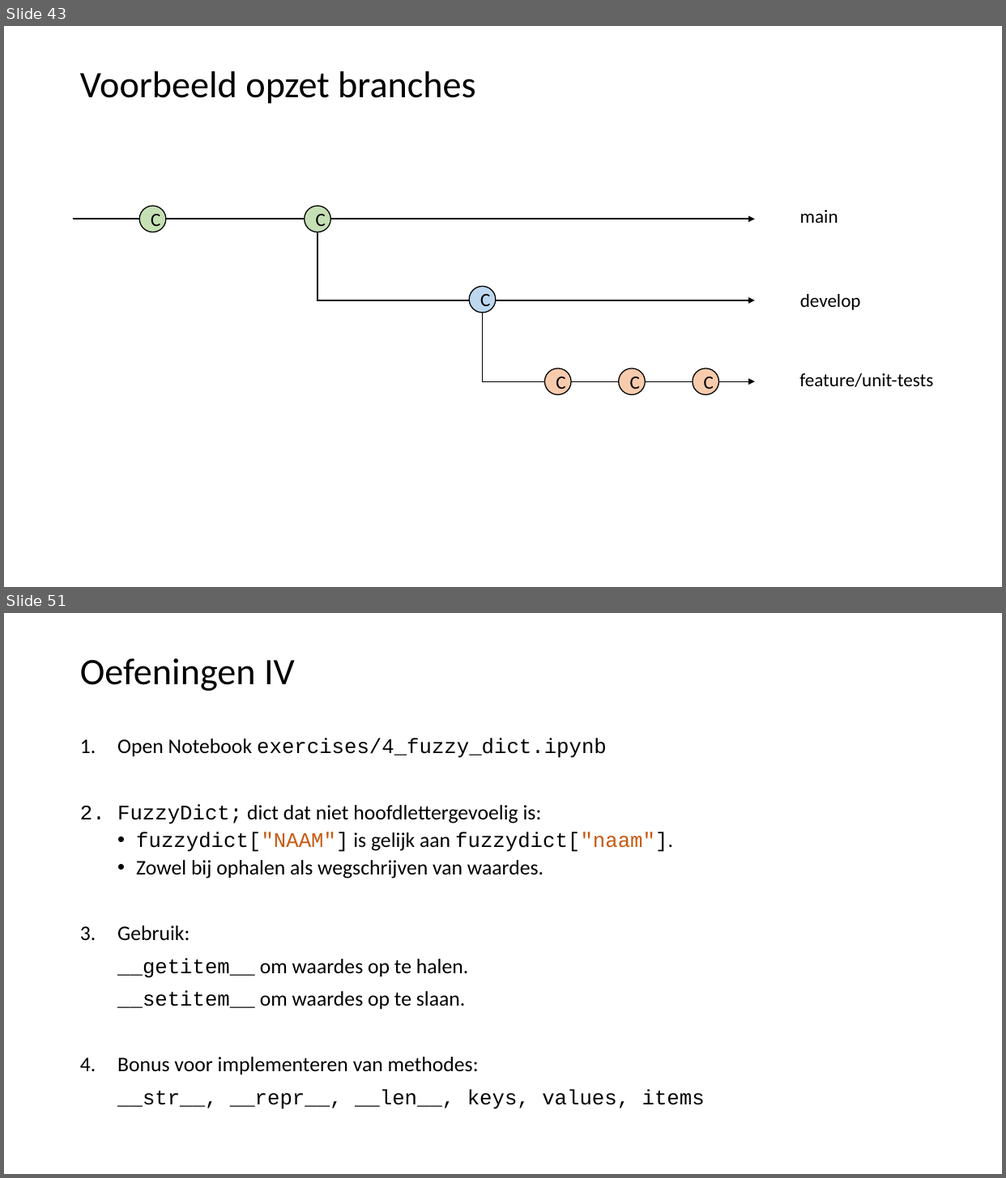
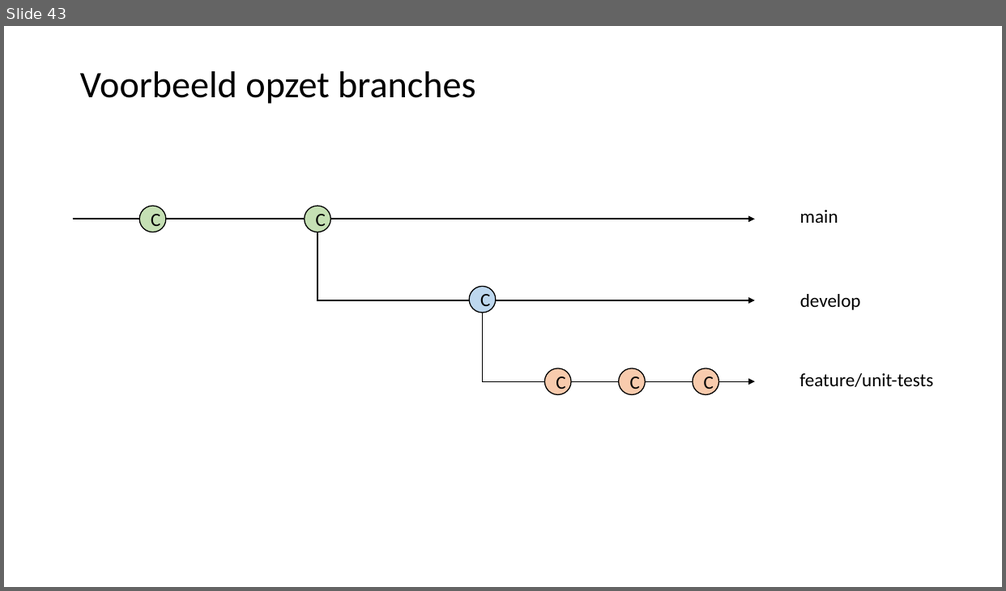
Before and after one commit to LFKoning/knowledge-sharing, a slide deck: git_course/1_basics/git_basic.pptx. Shown one above the other, each under a label of ours: slides 43 and 51 before the commit, slide 43 after it; the slides between them are not shown. The pictures are 1006x1178 and 1006x591 pixels, drawn with LibreOffice and Linux fonts; fonts in the diff are those of the drawing. Boxes give left, top, right and bottom in pixels: in the first picture for what was removed or moved away, otherwise in the second. Text is boxed around its words. In the diff, an @@ line names an element or a change of style, - is before the commit and + after.

```diff
--- a/git_course/1_basics/git_basic.pptx
+++ b/git_course/1_basics/git_basic.pptx
@@ slide 51 removed at <box>4,613,1002,1174</box>, background #FFFFFF @@
@@ title removed at <box>80,658,295,691</box> @@
-Oefeningen IV
@@ text removed at <box>117,739,705,1110</box> @@
-1. Open Notebook exercises/4_fuzzy_dict.ipynb
-2. FuzzyDict; dict dat niet hoofdlettergevoelig is:
-  • fuzzydict["NAAM"] is gelijk aan fuzzydict["naam"].
-  • Zowel bij ophalen als wegschrijven van waardes.
-3. Gebruik:
-__getitem__ om waardes op te halen.
-__setitem__ om waardes op te slaan.
-4. Bonus voor implementeren van methodes:
-__str__, __repr__, __len__, keys, values, items
```
Also in this commit, not shown: 2 slides changed, 6 slides added, 5 other slides removed, 3 other files.
